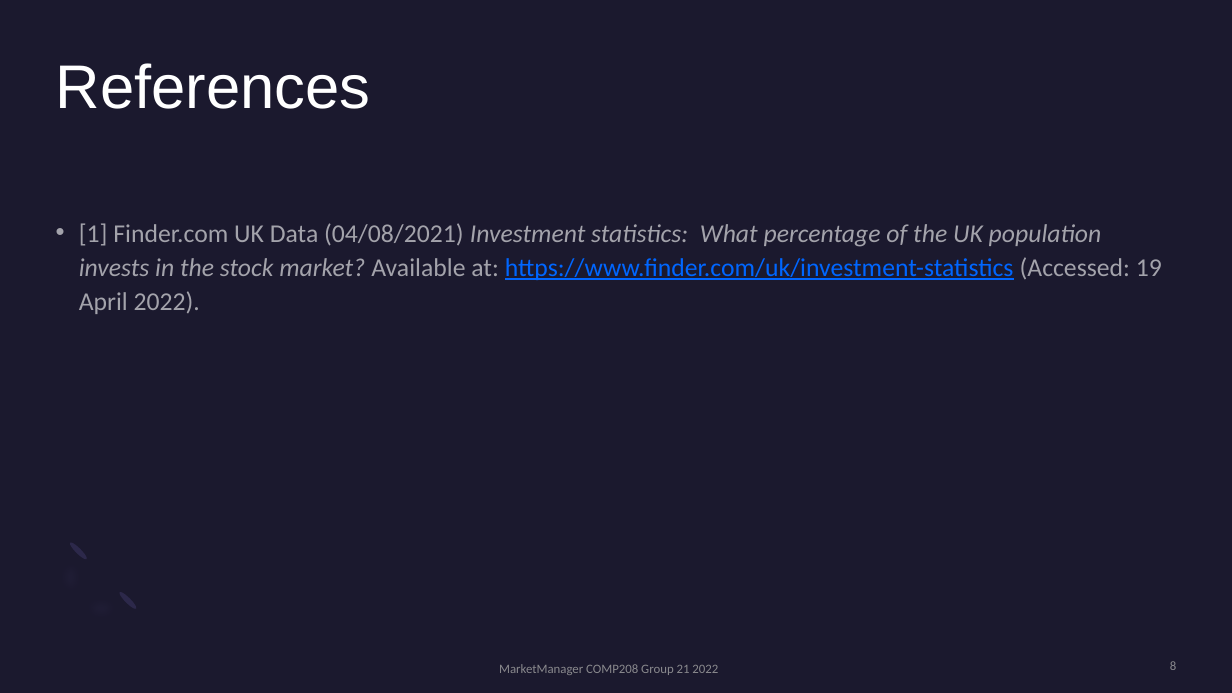
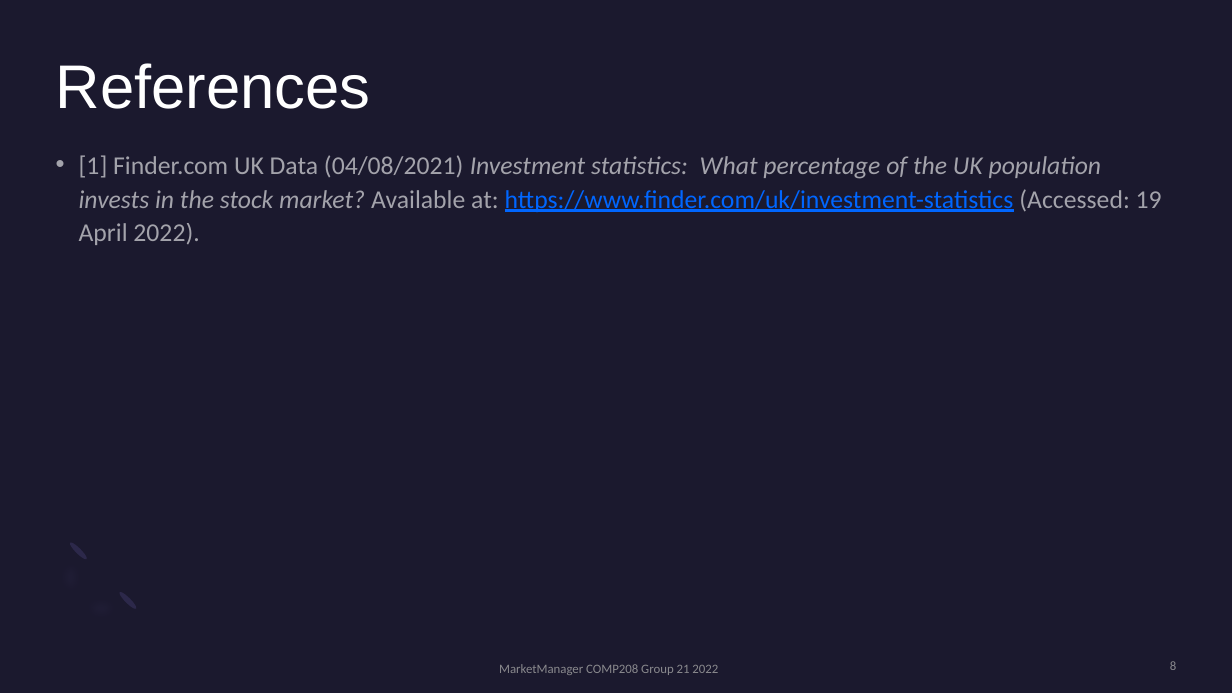
Before and after one commit to jash2002/MarketManager, a slide deck: slide 8 of docs/MarketManager Presentation.pptx. Drawn at 1232x693 pixels with LibreOffice and Linux fonts; fonts in the diff are those of the drawing. Boxes give left, top, right and bottom in pixels: in the first picture for what was removed or moved away, otherwise in the second. Text is boxed around its words. In the diff, an @@ line names an element or a change of style, - is before the commit and + after.

```diff
--- a/docs/MarketManager Presentation.pptx
+++ b/docs/MarketManager Presentation.pptx
@@ text "[1] Finder.com UK Data (04/08/2021) ...": place and size @@
-text "[1] Finder.com UK Data (04/08/2021) ..." at (79,223,1162,314)
+text "[1] Finder.com UK Data (04/08/2021) ..." at (79,155,1162,245)
```
Also in this commit, not shown: 2 other slides changed, 1 other file.
